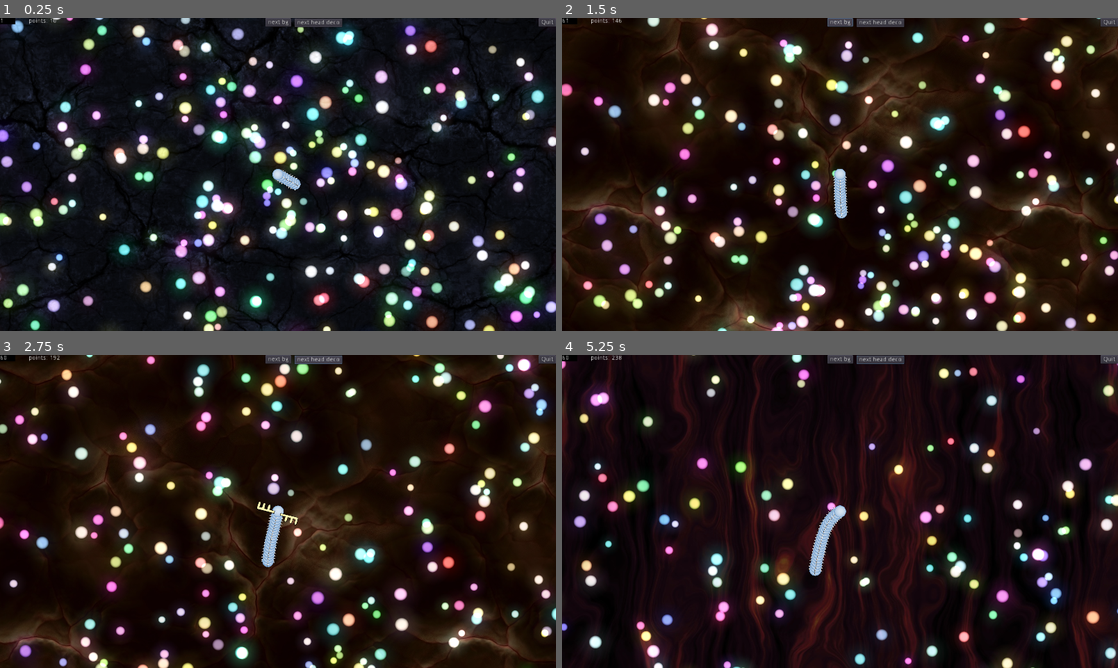
Above: before the commit, frames 1-4 (two rows, left to right).
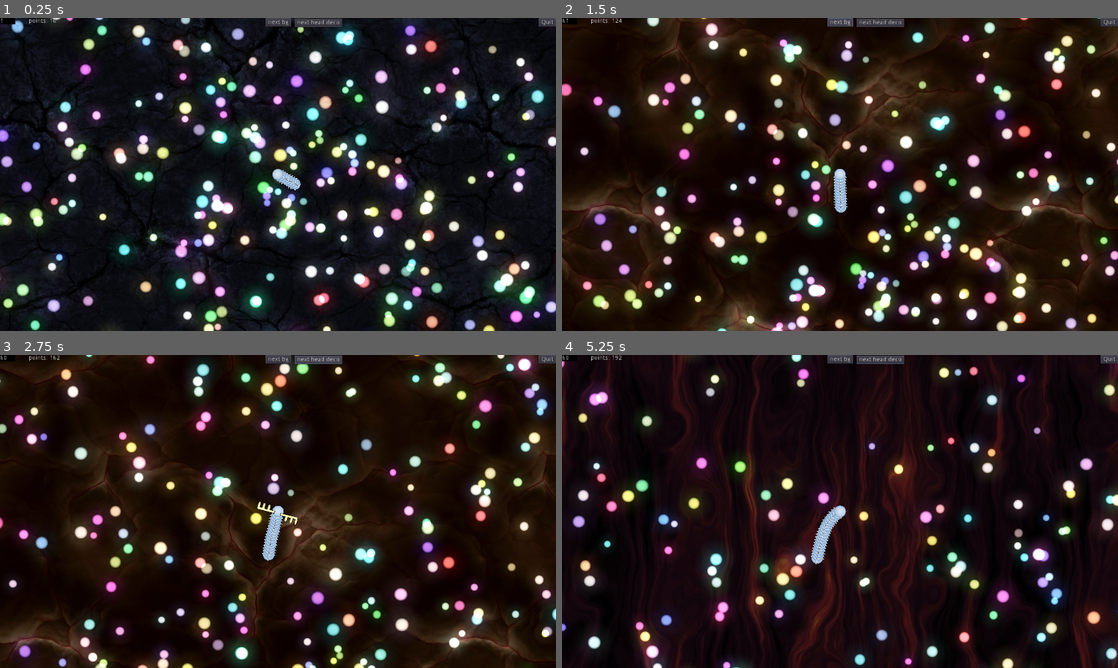
Above: after the commit, the same moments.

Repository: PostPollux/wriggly-worms
Game: Godot game, scene res://game.tscn
Same seed, same stepped clock (60 frames per second), same inputs: the game is played once before the commit and once after it. The engine's default icon, where the game draws it, is replaced by a stand-in: a white triangle on a blue panel in a dark square.
Inputs (mouse positions are in pixels of both pictures, inside the frame that each line leads up to):
- Up to frame 1 (0.25 s): no input
- Up to frame 2 (1.5 s): click "next bg" at 0.5 s; click "next bg" at 1.25 s
- Up to frame 3 (2.75 s): click "next head deco" at 2 s
- Up to frame 4 (5.25 s): click "next head deco" at 2.75 s; click "next bg" at 3.5 s; click "next head deco" at 4.25 s; move the mouse to (962, 495) at 5.02 s; press the mouse at (962, 495) at 5.03 s

The runs differ from the first frame. In frame 1, 0.2% of the frame differs, in the area x 46-54%, y 41-60%; in frame 2, 2.1%; in frame 3, 2.2%; in frame 4, 2.9%, in the area x 0-100%, y 0-100%.

Commit message:
use capsule as collision shape for eating

Diff:
--- a/Worms/ActiveHead.tscn
+++ b/Worms/ActiveHead.tscn
@@ -7,8 +7,9 @@
 [ext_resource path="res://Worms/HeadDecorations/antlers_512.png" type="Texture" id=5]
 [ext_resource path="res://Worms/HeadDecorations/horns_512.png" type="Texture" id=6]
 
-[sub_resource type="RectangleShape2D" id=1]
-extents = Vector2( 18.7167, 18.3712 )
+[sub_resource type="CapsuleShape2D" id=1]
+radius = 14.5494
+height = 7.39053
 
 [node name="ActiveHead" type="Node2D"]
 script = ExtResource( 1 )
@@ -24,7 +25,8 @@
 collision_layer = 2
 
 [node name="CollisionShape2D" type="CollisionShape2D" parent="Area2D"]
-position = Vector2( 2.63033, 0.250015 )
+position = Vector2( 4.19691, 0.549778 )
+rotation = 1.5708
 shape = SubResource( 1 )
 
 [node name="Sprite" type="Sprite" parent="."]
